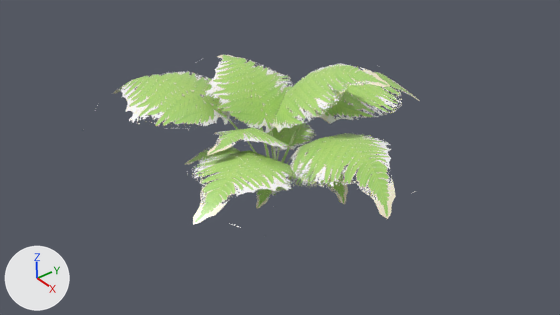
One commit to the Blender file Environment/FernPlant/FernPlant.blend: the scene before it, then after it.
One viewpoint serves both versions: the file's camera 'Camera'. Lighting does not change. The marker at lower left points along +X, +Y and +Z.
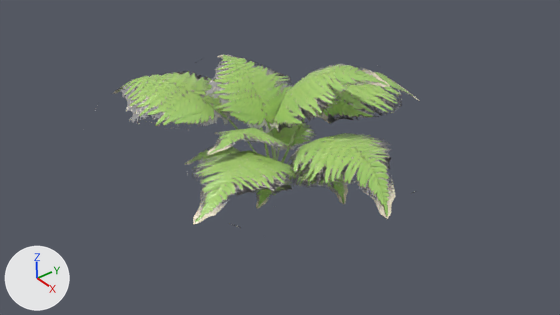
What changed in the scene script:
```text
Add img_fern_uv_normal_png:
    img_fern_uv_normal_png = load_image('Fern_UV_Normal.png', 'Fern_UV_Normal.png', 2048, 2048, 'Non-Color')
Change mat_material_001:
    remove n1 = _N.new('ShaderNodeOutputMaterial'); n1.name = 'Material Output'
    remove n4 = _N.new('ShaderNodeBsdfPrincipled'); n4.name = 'Principled BSDF'
    remove n4.subsurface_method = 'BURLEY'
    remove n4.inputs[2].default_value = 0.325  # 'Roughness'
    remove n6 = _N.new('ShaderNodeBsdfTransparent'); n6.name = 'Transparent BSDF'
    where n7 = _N.new('ShaderNodeValToRGB'); n7.name = 'ColorRamp'
    remove _e = n7.color_ramp.elements.new(0.495); _e.color = (1.0, 1.0, 1.0, 1.0)
    add _e = n7.color_ramp.elements.new(0.5); _e.color = (1.0, 1.0, 1.0, 1.0)
    add n8 = _N.new('ShaderNodeTexImage'); n8.name = 'Image Texture.002'
    add n8.image = img_fern_uv_normal_png
    add n4 = _N.new('ShaderNodeBsdfPrincipled'); n4.name = 'Principled BSDF'
    add n4.subsurface_method = 'BURLEY'
    add n4.inputs[2].default_value = 0.292  # 'Roughness'
    add n9 = _N.new('ShaderNodeNormalMap'); n9.name = 'Normal Map'
    add n9.inputs[0].default_value = 3.0  # 'Strength'
    add n6 = _N.new('ShaderNodeBsdfTransparent'); n6.name = 'Transparent BSDF'
    add n1 = _N.new('ShaderNodeOutputMaterial'); n1.name = 'Material Output'
    add _L.new(n8.outputs[0], n9.inputs[1])  # 'Color' to 'Color'
    add _L.new(n9.outputs[0], n4.inputs[5])  # 'Normal' to 'Normal'
```

Boxes [x1, y1, x2, y2] around the edits, measured in the pictures (560 x 315 px):
'Plane.003', surface changed
    both: [113, 54, 420, 228]
